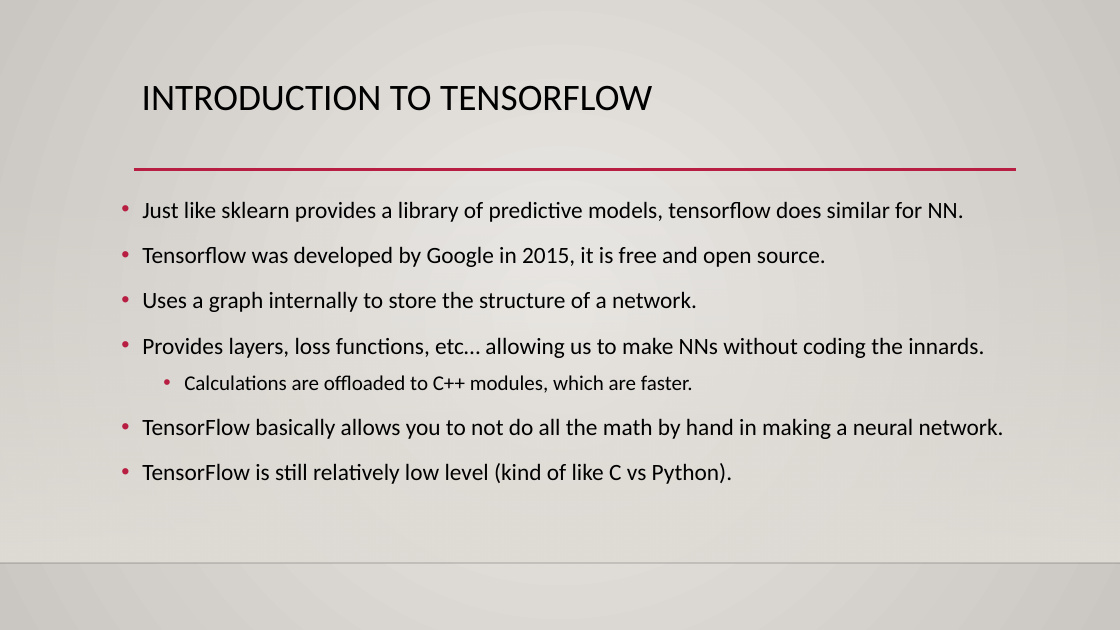
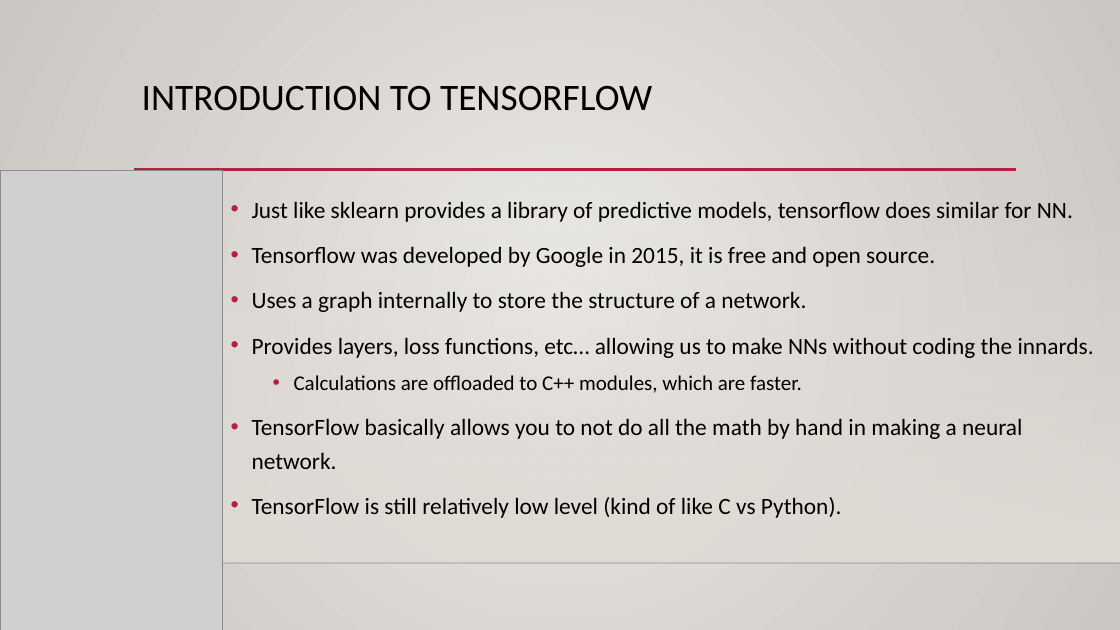
Before and after one commit to AkeemSemperDataScience/Intro_to_Machine_Learning_Students, a slide deck: slide 7 of reference_content/Slides/keras_intro.pptx (slide 6 before the commit). Drawn at 1120x630 pixels with LibreOffice and Linux fonts; fonts in the diff are those of the drawing; grey boxes stand for pictures; background and template pictures are left out. Boxes give left, top, right and bottom in pixels: in the first picture for what was removed or moved away, otherwise in the second. Text is boxed around its words. In the diff, an @@ line names an element or a change of style, - is before the commit and + after.

```diff
--- a/reference_content/Slides/keras_intro.pptx
+++ b/reference_content/Slides/keras_intro.pptx
@@ picture added at [0, 171, 222, 630] @@
@@ text "Just like sklearn provides a ..." rewrapped from [142, 201, 1004, 484] to [252, 201, 1094, 518] @@
```
Also in this commit, not shown: 10 other slides changed, 10 slides added, 3 other files.
